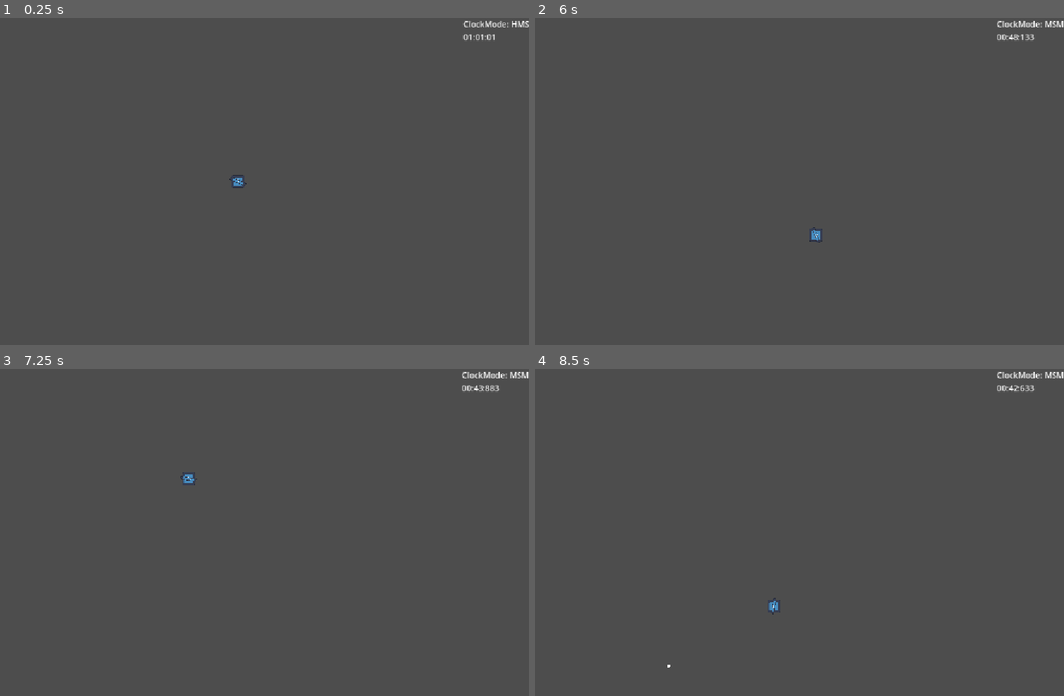
Above: before the commit, frames 1-4 (two rows, left to right).
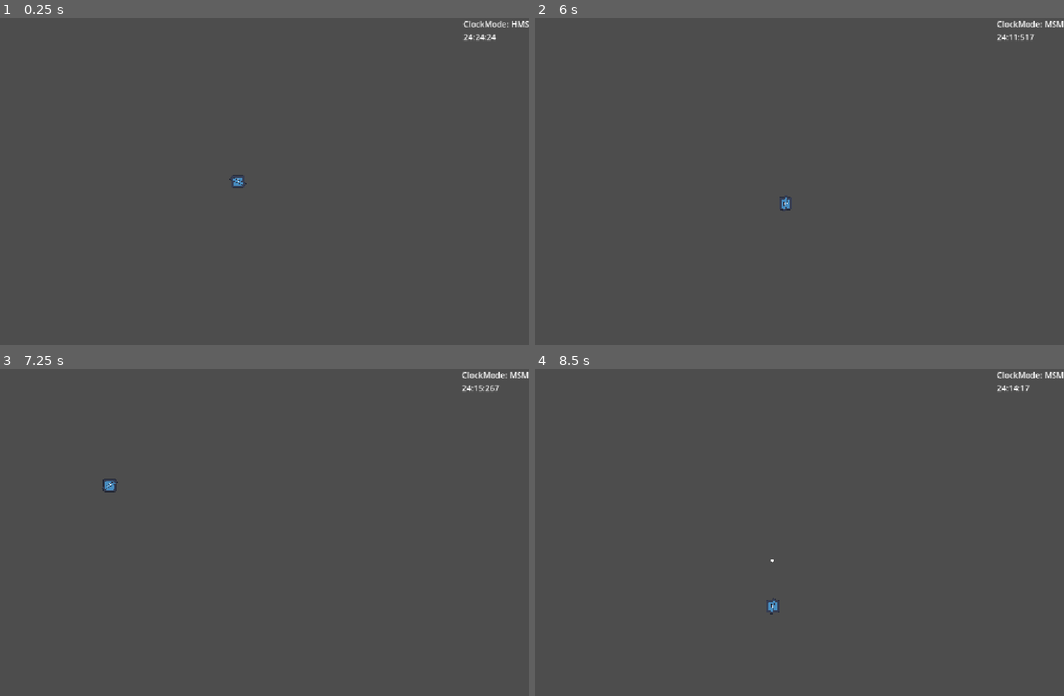
Above: after the commit, the same moments.

Repository: ThatRell/GMTKGameJam2026
Game: Godot game, scene res://main_rooms/test_room.tscn
Same seed, same stepped clock (60 frames per second), same inputs: the game is played once before the commit and once after it. The engine's default icon, where the game draws it, is replaced by a stand-in: a white triangle on a blue panel in a dark square.
Inputs (mouse positions are in pixels of both pictures, inside the frame that each line leads up to):
- Up to frame 1 (0.25 s): no input
- Up to frame 2 (6 s): tap Enter at 0.5 s; move the mouse to (900, 165) at 0.52 s; press the mouse at (900, 165) at 0.53 s; hold D (right) 0.53-1.28 s; right-click (900, 165) at 0.6 s; move the mouse to (656, 197) at 1.27 s; release the mouse at (656, 197) at 1.28 s; hold S (down) 1.28-2.03 s; click (656, 197) at 1.35 s; tap R (recall, bound only after the commit) at 1.55, 2.1, 3.8, 5.85 s; move the mouse to (831, 109) at 2.02 s; hold D (right) 2.03-2.78 s; right-click (831, 109) at 2.3 s; move the mouse to (741, 246) at 2.77 s; hold W (up) 2.78-3.53 s; right-click (741, 246) at 2.85 s; click (741, 246) at 3.05 s; move the mouse to (947, 230) at 3.52 s; press the mouse at (947, 230) at 3.53 s; hold A (left) 3.53-5.03 s; move the mouse to (598, 132) at 4.27 s; release the mouse at (598, 132) at 4.28 s; tap C (test) at 4.35 s; right-click (598, 132) at 4.55 s; move the mouse to (799, 181) at 5.02 s; press the mouse at (799, 181) at 5.03 s; hold S (down) 5.03-5.78 s; tap V (test2) at 5.1 s; move the mouse to (683, 99) at 5.77 s; release the mouse at (683, 99) at 5.78 s; hold D (right) from 5.78 s (still down)
- Up to frame 3 (7.25 s): move the mouse to (365, 516) at 6.52 s; release D (right) at 6.53 s; hold W (up) from 6.53 s (still down); right-click (365, 516) at 6.6 s
- Up to frame 4 (8.5 s): move the mouse to (656, 548) at 7.27 s; release W (up) at 7.28 s; hold D (right) 7.28-8.03 s; click (656, 548) at 7.35 s; move the mouse to (831, 460) at 8.02 s; hold S (down) from 8.03 s (still down); tap R (recall, bound only after the commit) at 8.1 s

The runs differ from the first frame. In frame 1, less than 0.1% of the frame differs, in the area x 87-94%, y 4-7%; in frame 2, 0.2%; in frame 3, 0.2%, in the area x 19-95%, y 4-38%; in frame 4, 0.1%.

Commit message:
day 1. i'm too tired

Diff:
--- a/autoloads/time_manager.gd
+++ b/autoloads/time_manager.gd
@@ -2,9 +2,9 @@
 
 signal updated
 
-var a: int = 1
-var b: int = 1
-var c: int = 1
+var a: int = 24
+var b: int = 24
+var c: int = 24
 
 var clock_mode := Utility.ClockMode.HMS
 var is_paused: bool = true
--- a/components/attack_manager.gd
+++ b/components/attack_manager.gd
@@ -5,27 +5,66 @@
 # so that ur bullet scene changes based on what spell u have
 const BASIC_BULLET_SCENE: PackedScene = preload("uid://j73g7i2mwhrn")
 
-var shot_cooldown: float = 1 # depends on age + spell type
-var shoot_windup: float = 0.0 # depends on age + spell type
-var can_shoot: bool = true
+var can_shoot: bool = true # as in if ur able to shoot
+var is_dashing: bool = false
+var freeze_cds: bool = false
+
+var shot_cooldown: float = 1.0 # depends on age + spell type
+var shot_on_cd: bool = false # if u were able to shoot and u shot
+var shot_elapsed_time: float = 0.0
+
+var shot_windup: float = 1.0 # depends on age + spell type
+var winding_up: bool = false
+var windup_elapsed_time: float = 0.0
 
 @onready var rotation_offset: Node2D = %RotationOffset
 @onready var shoot_position: Marker2D = %ShootPosition
-@onready var shot_timer: Timer = %ShotTimer
 
 
 func _ready() -> void:
-	shot_timer.wait_time = shot_cooldown
+	pass
 
 
 func _physics_process(delta: float) -> void:
+	if freeze_cds:
+		return
+
 	rotation_offset.global_rotation = lerp_angle(rotation_offset.global_rotation, (get_global_mouse_position() - global_position).angle(), 6.5 * delta)
 
-	if (Input.is_action_just_pressed("shoot") or Input.is_action_pressed("shoot")) and can_shoot:
-		can_shoot = false
-		# add windup here
+	if winding_up:
+		windup_elapsed_time += delta
+		if windup_elapsed_time >= shot_windup:
+			#print("windup done")
+			winding_up = false
+			shoot()
+			shot_elapsed_time += windup_elapsed_time - shot_windup
+	elif shot_on_cd:
+		shot_elapsed_time += delta
+		if shot_elapsed_time >= shot_cooldown:
+			#print("shot cd done")
+			shot_on_cd = false
+	elif not shot_on_cd and shot_elapsed_time > 0.0 and not is_dashing:
+		shot_elapsed_time -= delta
+
+	if (
+			(Input.is_action_just_pressed("shoot") or Input.is_action_pressed("shoot")) and can_shoot
+			and not shot_on_cd and not winding_up and not is_dashing
+	):
+		shot_on_cd = true
+		start_windup()
+
+
+func start_windup() -> void:
+	var diff: float = shot_elapsed_time - shot_cooldown
+	shot_elapsed_time = 0.0
+
+	# skip wind up
+	if shot_windup <= 0.0 or diff >= shot_windup:
 		shoot()
-		shot_timer.start()
+		return
+
+	winding_up = true
+	windup_elapsed_time = 0.0
 
 
 func shoot():
@@ -33,7 +72,3 @@
 	new_bullet.global_position = shoot_position.global_position
 	new_bullet.global_rotation = shoot_position.global_rotation
 	SignalBus.on_player_bullet_shot.emit(new_bullet)
-
-
-func _on_shot_timer_timeout() -> void:
-	can_shoot = true
--- a/components/attack_manager.tscn
+++ b/components/attack_manager.tscn
@@ -16,10 +16,3 @@
 [node name="ShootPosition" type="Marker2D" parent="RotationOffset/Sprite2D" unique_id=2087508443]
 unique_name_in_owner = true
 position = Vector2(60, 0)
-gizmo_extents = 729.3
-
-[node name="ShotTimer" type="Timer" parent="." unique_id=381992575]
-unique_name_in_owner = true
-one_shot = true
-
-[connection signal="timeout" from="ShotTimer" to="." method="_on_shot_timer_timeout"]
--- a/player/player.gd
+++ b/player/player.gd
@@ -1,16 +1,19 @@
 class_name Player
 extends CharacterBody2D
 
-const MOVEMENT_ACCELERATION = 22.0
+const MOVEMENT_ACCELERATION: float = 22.0
+const MAX_QUEUE_SIZE: int = 15
+const SECONDS_TO_GO_BACK: float = 5.0
 
 @export var movement_speed: float = 400.0
 @export var dash_distance: float = 150.0
 @export var dash_duration: float = 0.1
 @export var dash_time_cost: int = 3
 @export var health_component: HealthComponent
+@export var attack_manager: AttackManager
 
 var can_move: bool = true
-var can_take_damage: bool = true
+var can_input: bool = true
 
 var dash_direction: Vector2 = Vector2.ZERO
 var starting_dash_pos: Vector2 = Vector2.ZERO
@@ -19,13 +22,15 @@
 #var can_dash: bool = true
 
 var position_hp_queue: Array[PositionHPInfo] = []
-#var recall_cooldown: float
-#var can_recall: bool = true
+var queue_update_time: float = SECONDS_TO_GO_BACK / MAX_QUEUE_SIZE
+var queue_timer: float = 0.0
+var can_recall: bool = true
+var recall_cooldown: float = 15.0
+var recall_on_cd: bool = false
+var recall_elapsed_time: float = 0.0
 
 # for the dash process and the recall
-# make sure player has abilities in data before checking any of that related stuff
-# scratch that, start doing the position_hp_queue early
-# it's like how ekko players hold onto their ult upgrade because its alr calculated before even unlocking
+# make sure you check player has tomes unlocked
 
 
 func _ready() -> void:
@@ -41,6 +46,18 @@
 	else:
 		movement_input(delta)
 
+	queue_timer += delta
+	if queue_timer >= queue_update_time:
+		queue_timer -= queue_update_time
+		var pair: PositionHPInfo = PositionHPInfo.new(global_position, health_component.health)
+		position_hp_queue.push_back(pair)
+		if position_hp_queue.size() > MAX_QUEUE_SIZE:
+			position_hp_queue.pop_front()
+
+	if recall_on_cd:
+		recall_elapsed_time += delta
+		if recall_elapsed_time >= recall_cooldown:
+			recall_on_cd = false
 
 	non_movement_input(delta)
 	move_and_slide()
@@ -66,6 +83,15 @@
 
 
 func non_movement_input(delta: float) -> void:
+	if not can_input:
+		return
+
+	if (
+			Input.is_action_just_pressed("recall") and position_hp_queue.size() == MAX_QUEUE_SIZE
+			and can_recall and not recall_on_cd
+	):
+		recall()
+
 	if Input.is_action_just_pressed("test"):
 		TimeManager.toggle_clock_mode()
 
@@ -78,8 +104,15 @@
 	dash_timer = dash_duration
 	starting_dash_pos = global_position
 	final_dash_pos = global_position + (dash_direction * dash_distance)
-	can_take_damage = false
+
+	health_component.can_take_damage = false
 	TimeManager.subtract_from_slot(Utility.TimeSlot.B, dash_time_cost)
+
+	attack_manager.is_dashing = true
+	if attack_manager.winding_up:
+		attack_manager.windup_elapsed_time += dash_time_cost
+	elif attack_manager.shot_on_cd:
+		attack_manager.shot_elapsed_time += dash_time_cost
 
 
 func dash_logic(delta: float) -> void:
@@ -93,7 +126,35 @@
 	dash_timer -= delta
 	if dash_timer <= 0.0:
 		dash_direction = Vector2.ZERO
-		can_take_damage = true # probably want to add some frames after the dash where u cant take damage
+		# probably want to add some frames after the dash where u cant take damage
+		health_component.can_take_damage = true
+		attack_manager.is_dashing = false
+
+
+func recall() -> void:
+	recall_on_cd = true
+
+	can_move = false
+	health_component.can_take_damage = false
+	attack_manager.freeze_cds = true
+
+	var array: Array[PositionHPInfo] = position_hp_queue
+	position_hp_queue = []
+
+	var wait_time: float = max(0.05, 1.0 / MAX_QUEUE_SIZE)
+	for i in range(array.size() - 1, -1, -1):
+		await get_tree().create_timer(wait_time).timeout
+		global_position = array[i].position
+		health_component.health = array[i].health
+
+	TimeManager.add_to_slot(Utility.TimeSlot.B, SECONDS_TO_GO_BACK)
+	attack_manager.winding_up = false
+	attack_manager.shot_on_cd = false
+	attack_manager.shot_elapsed_time = 0.0
+
+	can_move = true
+	health_component.can_take_damage = true
+	attack_manager.freeze_cds = false
 
 
 func _on_spawn(spawn_position: Vector2, spawn_direction: String) -> void:
--- a/player/player.tscn
+++ b/player/player.tscn
@@ -9,10 +9,11 @@
 [sub_resource type="RectangleShape2D" id="RectangleShape2D_yi1kh"]
 size = Vector2(15, 10)
 
-[node name="Player" type="CharacterBody2D" unique_id=832450570 node_paths=PackedStringArray("health_component") groups=["player"]]
+[node name="Player" type="CharacterBody2D" unique_id=832450570 node_paths=PackedStringArray("health_component", "attack_manager") groups=["player"]]
 collision_mask = 48
 script = ExtResource("1_rkbax")
 health_component = NodePath("HealthComponent")
+attack_manager = NodePath("AttackManager")
 
 [node name="Sprite2D" type="Sprite2D" parent="." unique_id=1180234751]
 scale = Vector2(0.2, 0.2)
@@ -33,7 +34,3 @@
 shape = SubResource("RectangleShape2D_yi1kh")
 
 [node name="AttackManager" parent="." unique_id=1484579424 instance=ExtResource("5_qjkh3")]
-
-[node name="DashCooldown" type="Timer" parent="." unique_id=281715418]
-
-[node name="RecallCooldown" type="Timer" parent="." unique_id=915136925]
--- a/project.godot
+++ b/project.godot
@@ -95,6 +95,11 @@
 "events": [Object(InputEventKey,"resource_local_to_scene":false,"resource_name":"","device":-1,"window_id":0,"alt_press …(192 unchanged characters)…
 ]
 }
+recall={
+"deadzone": 0.2,
+"events": [Object(InputEventKey,"resource_local_to_scene":false,"resource_name":"","device":-1,"window_id":0,"alt_pressed":false,"shift_pressed":false,"ctrl_pressed":false,"meta_pressed":false,"pressed":false,"keycode":0,"physical_keycode":82,"key_label":0,"unicode":114,"location":0,"echo":false,"script":null)
+]
+}
 
 [layer_names]
 
--- a/util/position_hp_pair.gd
+++ b/util/position_hp_pair.gd
@@ -1,4 +1,5 @@
 class_name PositionHPInfo
+extends RefCounted
 
 var position: Vector2
 var health: float
Not shown, changed: todolist.txt
